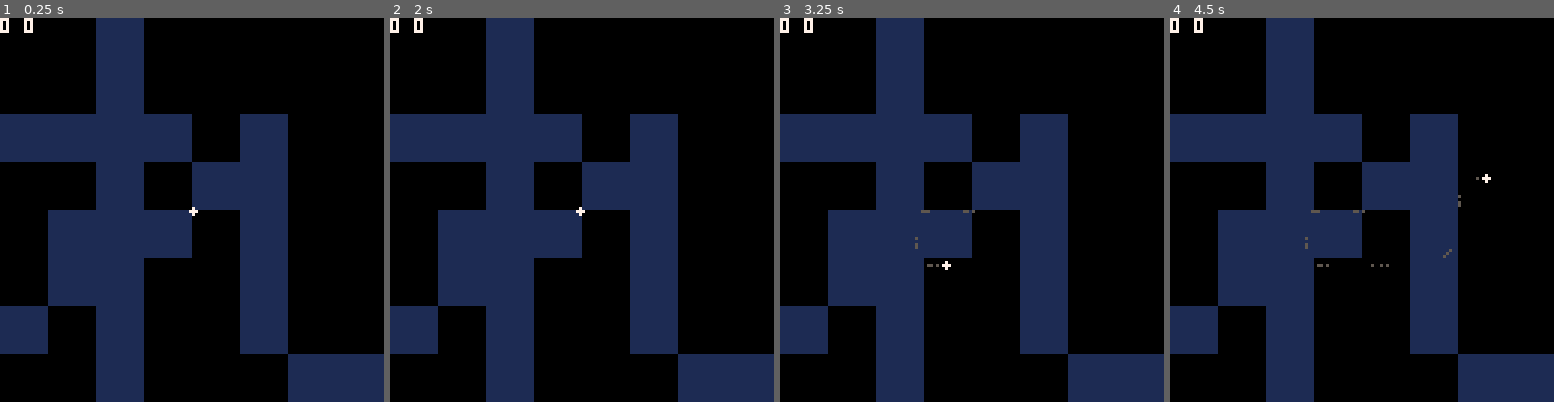
Above: before the commit, frames 1-4 (left to right).
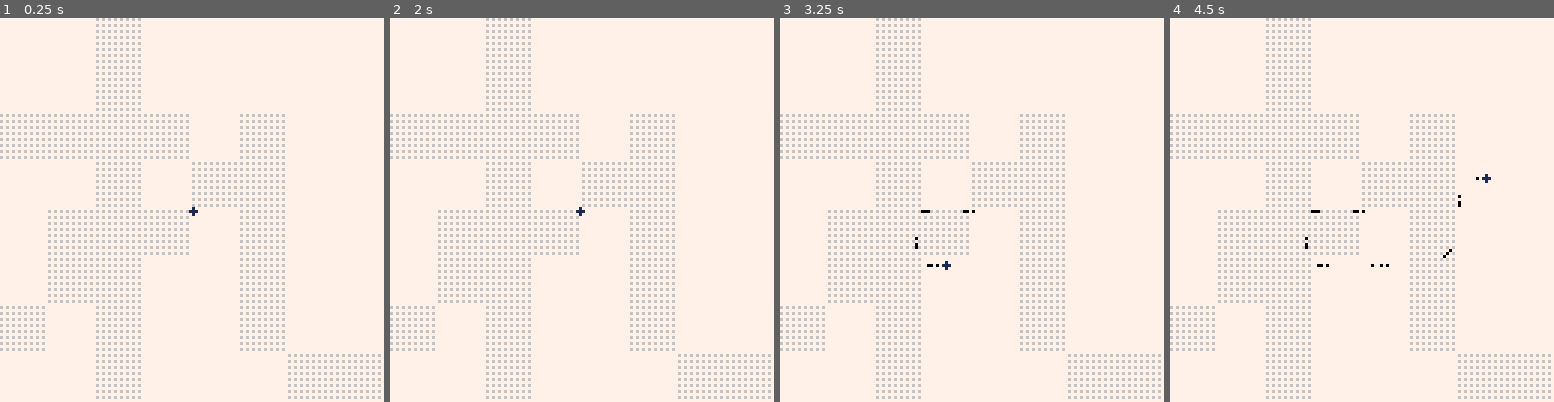
Above: after the commit, the same moments.

Repository: SestrenExsis/KanaPractice
Game: PICO-8 cartridge kana_practice.p8
The game is run twice, just before and just after one commit, with the same random seed, the same clock (stepped at 60 frames per second) and the same inputs.
Inputs (mouse positions are in pixels of both pictures, inside the frame that each line leads up to):
- Up to frame 1 (0.25 s): no input
- Up to frame 2 (2 s): tap O (Z key) at 0.33, 0.7, 1.43 s; click (459, 121) at 0.67 s; tap X (X key) at 1.07 s; click (520, 267) at 1.22 s; click (585, 114) at 1.77 s; hold Left from 1.97 s (still down)
- Up to frame 3 (3.25 s): tap X (X key) every 0.33 s from 2.07 to 3.07 s; tap O (Z key) at 2.22, 3.1 s; click (1037, 259) at 2.32 s; release Left at 2.37 s; hold Down 2.42-2.82 s; click (1102, 106) at 2.87 s; hold Right from 2.87 s (still down)
- Up to frame 4 (4.5 s): tap X (X key) every 0.33 s from 3.4 to 4.4 s; click (1254, 256) at 3.42 s; release Right at 3.53 s; hold Up 3.58-4.08 s; click (1315, 102) at 3.97 s; tap O (Z key) at 3.98 s; hold Right from 4.13 s (still down)

The runs differ from the first frame. In frame 1, 100% of the frame differs, in the area x 0-100%, y 0-100%; in frame 2, 100%; in frame 3, 100%; in frame 4, 100%.

Commit message:
Switch to a white canvas color scheme

Diff:
--- a/kana_practice.p8
+++ b/kana_practice.p8
@@ -110,6 +110,8 @@
 }
 
 function _init()
+	palt(0,false)
+	palt(7,true)
 	_nib_px=64 -- nib x position
 	_nib_py=64 -- nib y position
 	_nib_vx=0  -- nib x velocity
@@ -196,17 +198,25 @@
 	end
 end
 
+_c_cnv=7 -- canvas color
+_c_cut=7*16+6 -- watermark color
+_c_nib=1 -- nib color
+_c_wet=0 -- wet ink color
+_c_dry=5 -- dry ink color
+
 function _draw()
-	cls()
+	cls(_c_cnv)
 	local p=strokes(_kana)
+ fillp(0b0101111101011111)
 	drawkana(p,64,0,0,16)
+ fillp()
 	for id,r in pairs(_ink) do
 		px=id%128
 		py=flr(id/128)%128
-		circfill(px,py,r,5)
-	end
-	circfill(_nib_px,_nib_py,1,7)
-	print(stat(32).." "..stat(33))
+		circfill(px,py,r,_c_wet)
+	end
+	circfill(_nib_px,_nib_py,
+	 max(1,_nib_sz),_c_nib)
 end
 -->8
 -- kana functions
@@ -310,7 +320,10 @@
 				local lft=x+s*pt.x
 				local btm=top+s-1
 				local rgt=lft+s-1
-				rectfill(lft,top,rgt,btm,1)
+				rectfill(
+					lft,top,rgt,btm,
+				 _c_cut
+				)
 			end
 		end
 		i-=5
